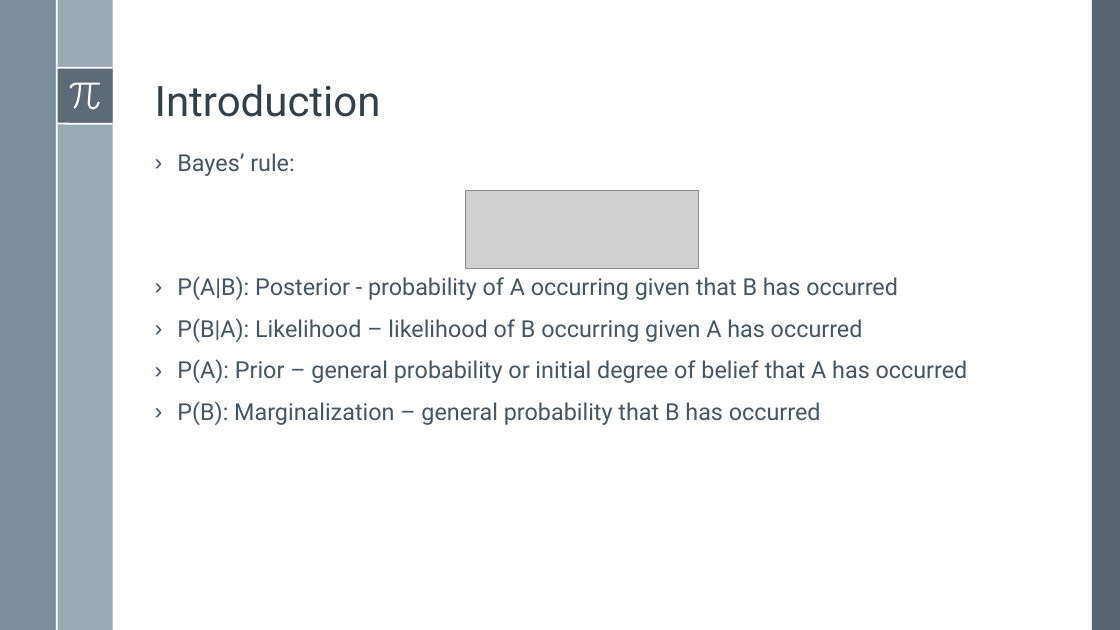
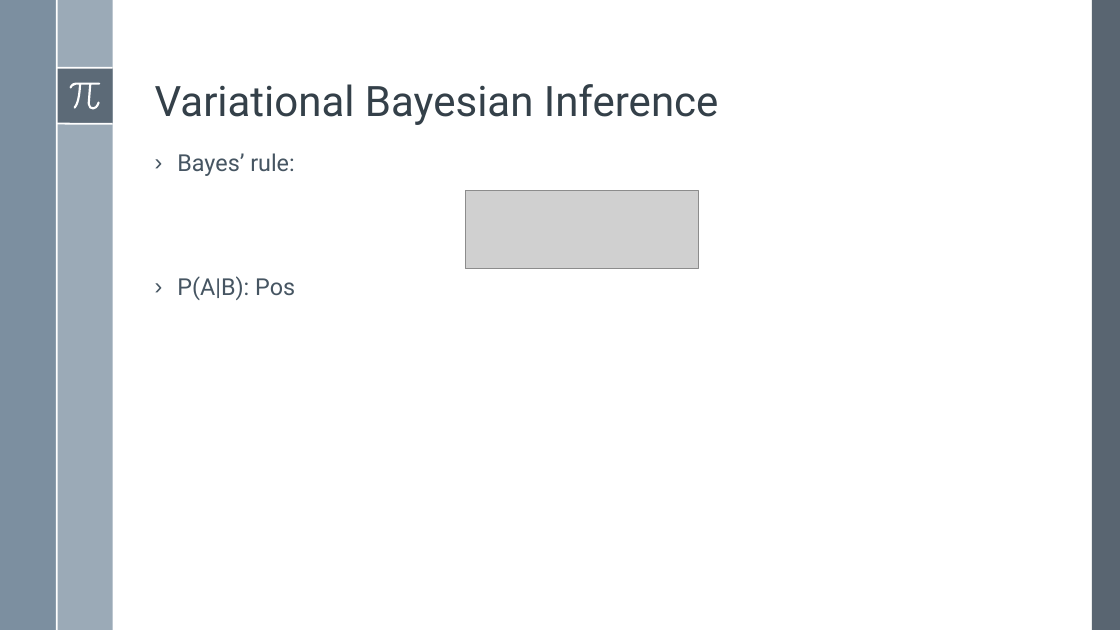
Before and after one commit to BardiaMojra/presentations, a slide deck: slide 6 of unified_probabilistic_deep_continual_learning_through_generative_replay_and_open_set_recognition/presentation.odp (slide 3 before the commit). Drawn at 1120x630 pixels with LibreOffice and Linux fonts; fonts in the diff are those of the drawing; grey boxes stand for pictures. Boxes give left, top, right and bottom in pixels: in the first picture for what was removed or moved away, otherwise in the second. Text is boxed around its words. In the diff, an @@ line names an element or a change of style, - is before the commit and + after.

```diff
--- a/unified_probabilistic_deep_continual_learning_through_generative_replay_and_open_set_recognition/presentation.odp
+++ b/unified_probabilistic_deep_continual_learning_through_generative_replay_and_open_set_recognition/presentation.odp
@@ text at [155,84,719,125]: text changed @@
-Introduction
+Variational Bayesian Inference
@@ text at [177,276,295,300]: text changed @@
-› P(A|B): Posterior - probability of A occurring given that B has occurred
-› P(B|A): Likelihood – likelihood of B occurring given A has occurred
-› P(A): Prior – general probability or initial degree of belief that A has occurred
-› P(B): Marginalization – general probability that B has occurred
+› P(A|B): Pos
```
Also in this commit, not shown: 5 slides added, 2 slides removed, 4 other files.
